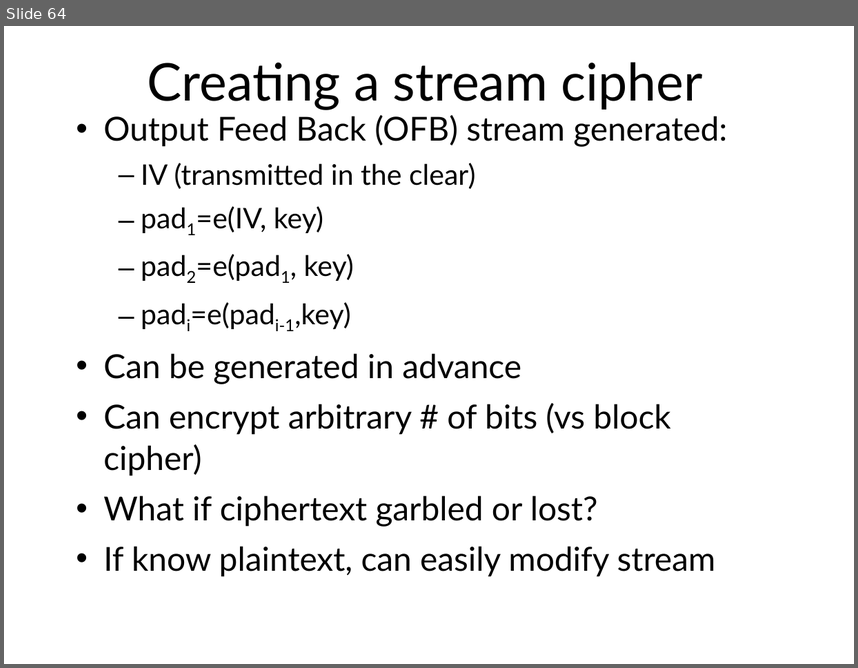
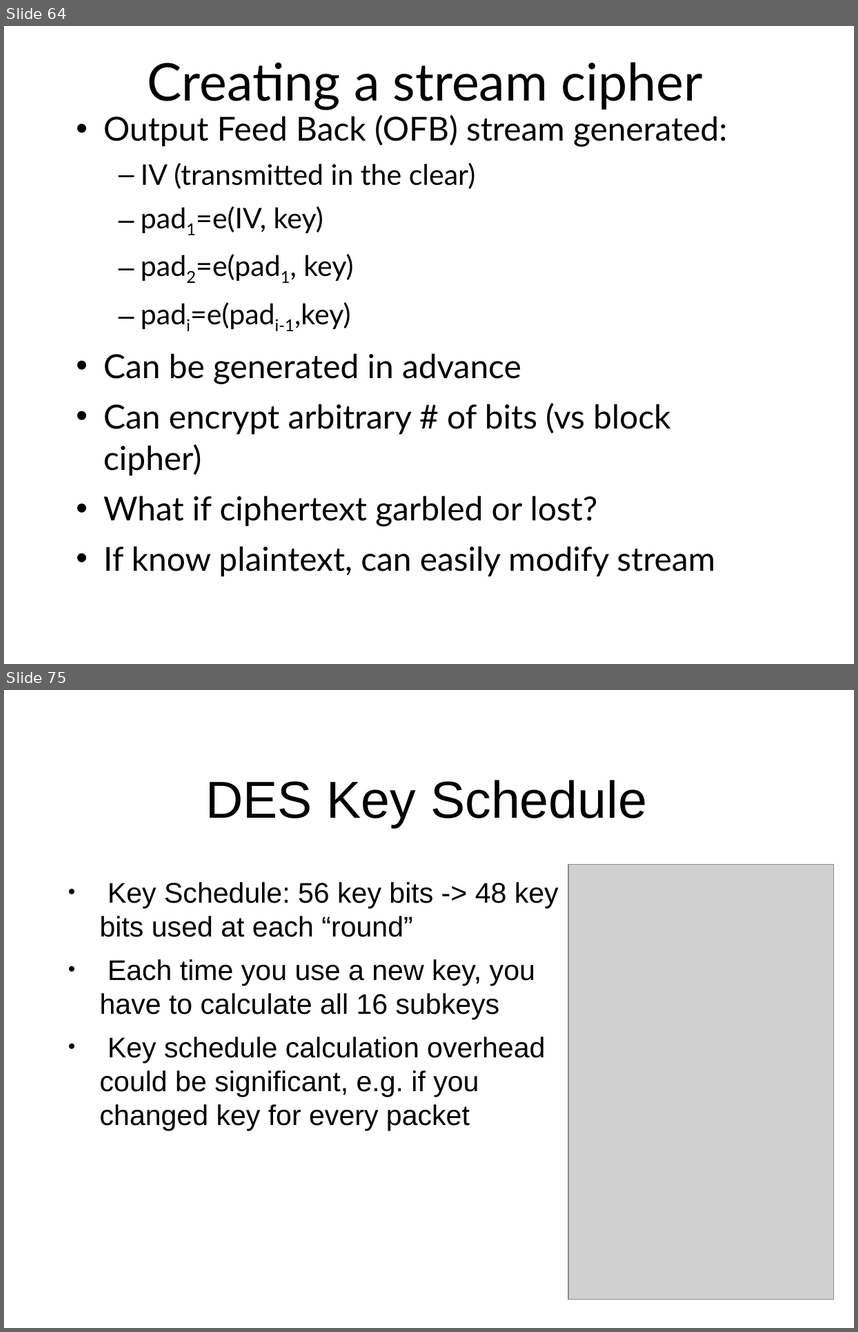
Before and after one commit to sftcd/cs7053, a slide deck: 2016lectures/03-crypto.ppt. Shown one above the other, each under a label of ours: slide 64 before the commit, slides 64 and 75 after it; the slides between them are not shown. The pictures are 858x668 and 858x1332 pixels, drawn with LibreOffice and Linux fonts; fonts in the diff are those of the drawing; grey boxes stand for pictures. Boxes give left, top, right and bottom in pixels: in the first picture for what was removed or moved away, otherwise in the second. Text is boxed around its words. In the diff, an @@ line names an element or a change of style, - is before the commit and + after.

```diff
--- a/2016lectures/03-crypto.ppt
+++ b/2016lectures/03-crypto.ppt
@@ slide 75 added at [4,690,854,1328], background #FFFFFF @@
@@ title added at [205,780,647,828], 44 pt, text #000000 @@
+DES Key Schedule
@@ picture added at [568,865,833,1299] @@
@@ text added at [100,882,559,1130], 24 pt, text #000000 @@
+● Key Schedule: 56 key bits -> 48 key bits used at each “round”
+● Each time you use a new key, you have to calculate all 16 subkeys
+● Key schedule calculation overhead could be significant, e.g. if you changed key for every packet
```
Also in this commit, not shown: 58 slides changed, 9 other slides added, 4 other files.
